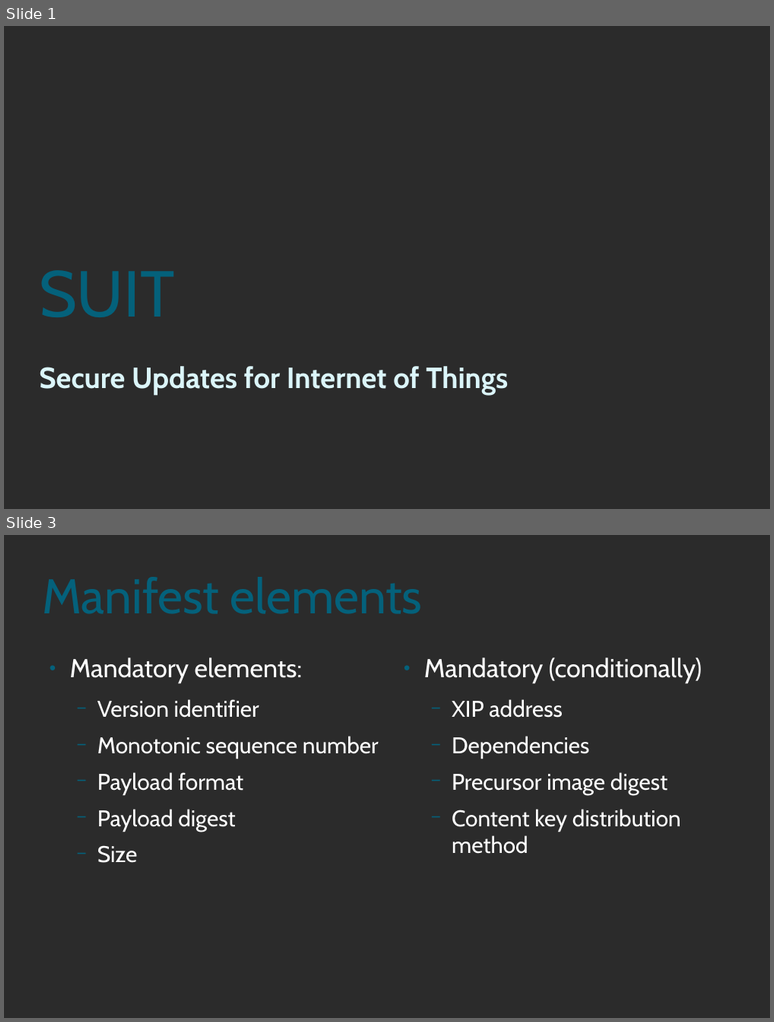
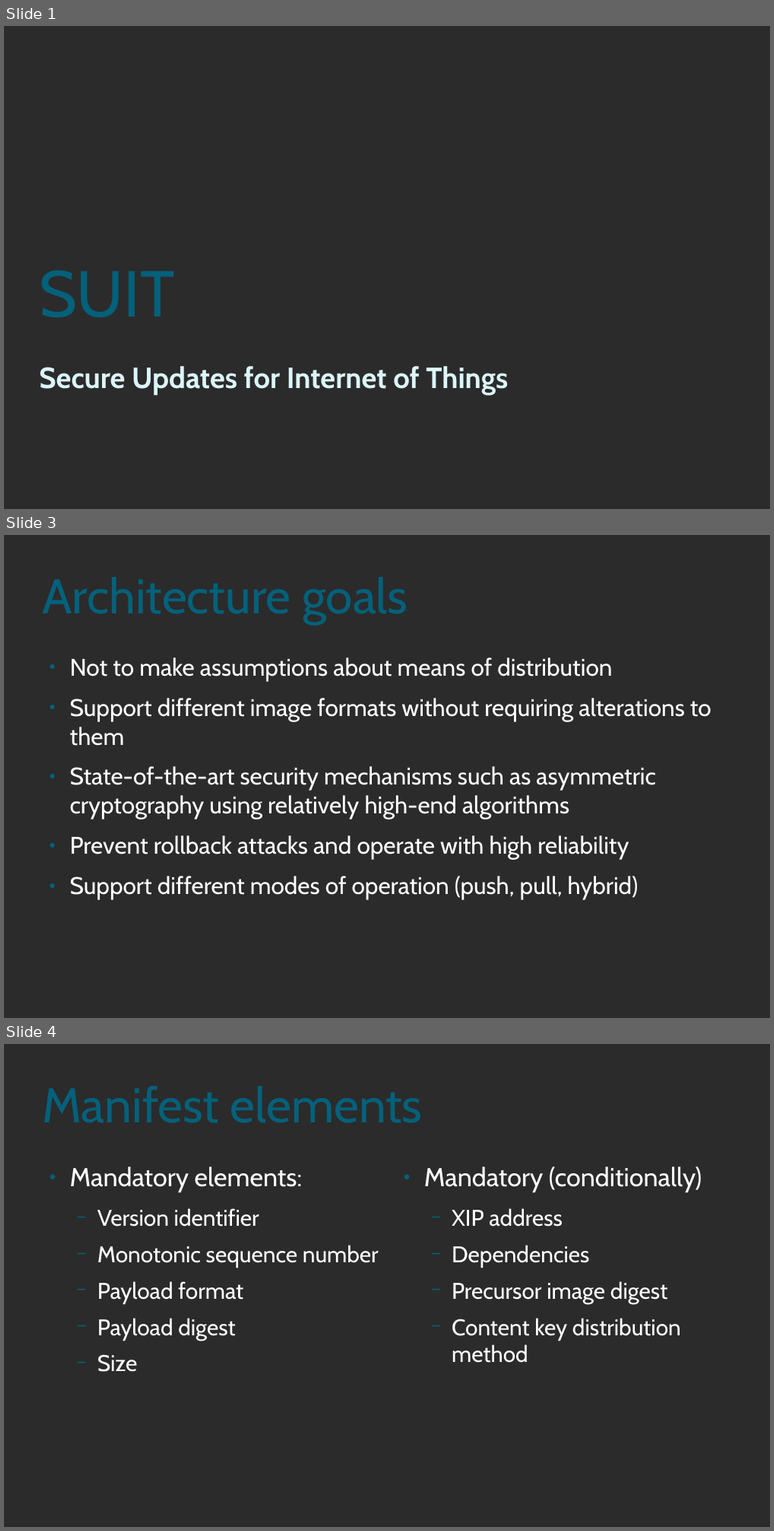
Before and after one commit to SimonCarlson/thesis, a slide deck: presentations/suit-presentation.odp. Shown one above the other, each under a label of ours: slides 1 and 3 before the commit, slides 1, 3 and 4 after it; the slides between them are not shown. The pictures are 774x1022 and 774x1531 pixels, drawn with LibreOffice and Linux fonts; fonts in the diff are those of the drawing; background and template pictures are left out; a plain dark background stands for a picture behind light text. Boxes give left, top, right and bottom in pixels: in the first picture for what was removed or moved away, otherwise in the second. Text is boxed around its words. In the diff, an @@ line names an element or a change of style, - is before the commit and + after.

Commit message:
Added slides about architectural requirements

```diff
--- a/presentations/suit-presentation.odp
+++ b/presentations/suit-presentation.odp
@@ slide 3 added at bbox=[4, 535, 770, 1018], background picture (left out) @@
@@ title added at bbox=[43, 554, 732, 635], 60 pt, text #04617B @@
+Architecture goals
@@ text added at bbox=[70, 657, 712, 899], 29.6 pt, text #FFFFFF @@
+● Not to make assumptions about means of distribution
+● Support different image formats without requiring alterations to them
+● State-of-the-art security mechanisms such as asymmetric cryptography using relatively high-end algorithms
+● Prevent rollback attacks and operate with high reliability
+● Support different modes of operation (push, pull, hybrid)
@@ what was slide 3 is now slide 4 @@
```
Also in this commit, not shown: 1 slide changed.
